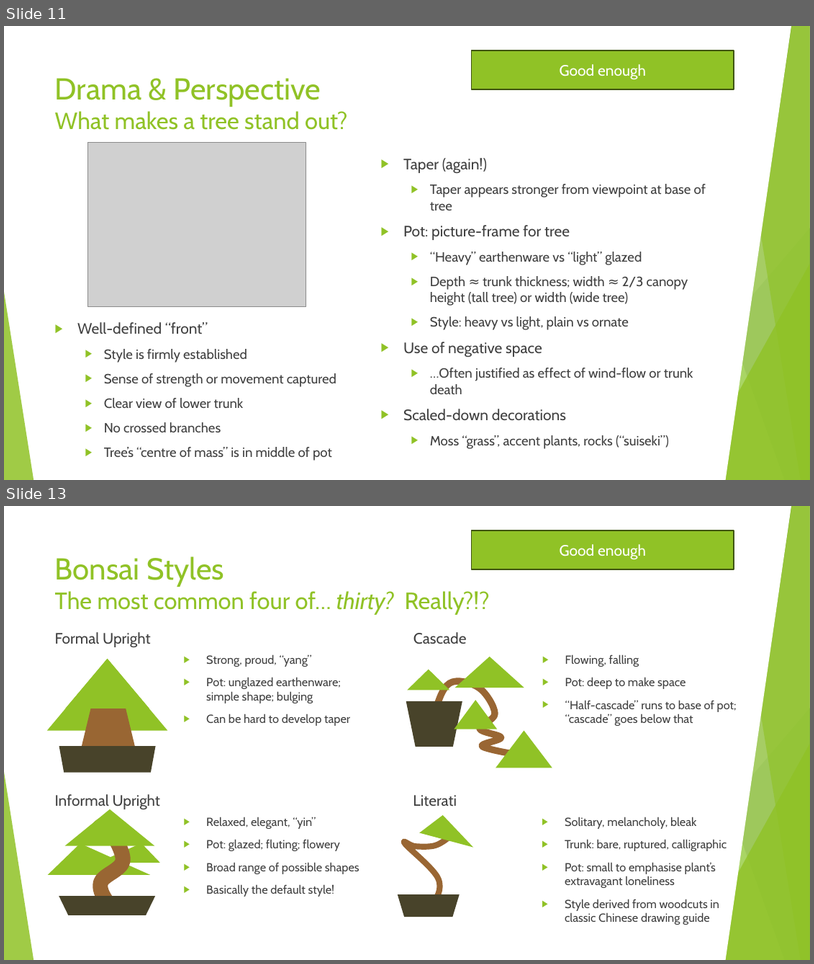
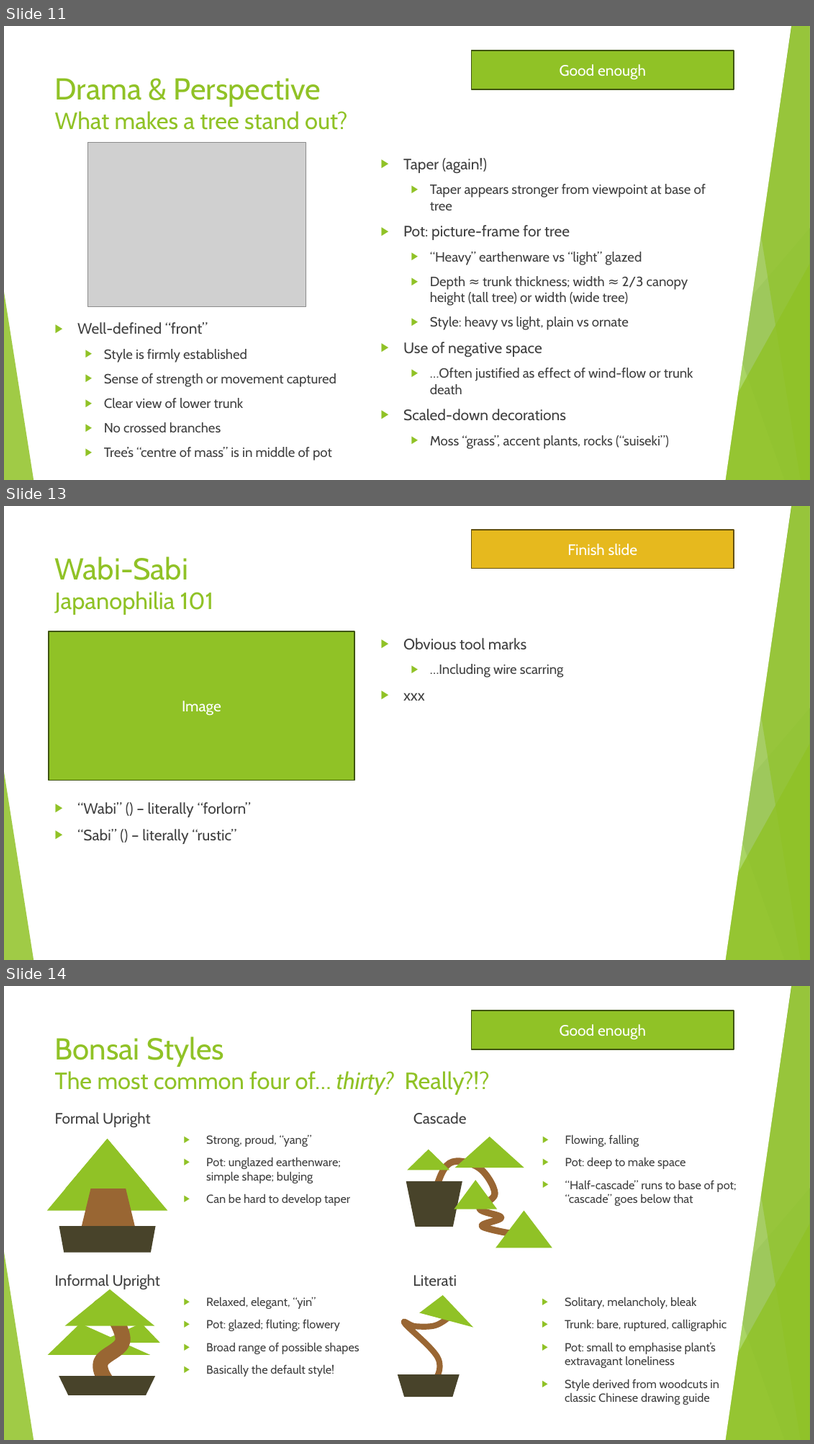
Before and after one commit to AlexLabram/Bonsai, a slide deck: WGCourse/Bonsai On A Budget (running).pptx. Shown one above the other, each under a label of ours: slides 11 and 13 before the commit, slides 11, 13 and 14 after it; the slides between them are not shown. The pictures are 814x964 and 814x1444 pixels, drawn with LibreOffice and Linux fonts; fonts in the diff are those of the drawing; grey boxes stand for pictures. Boxes give left, top, right and bottom in pixels: in the first picture for what was removed or moved away, otherwise in the second. Text is boxed around its words. In the diff, an @@ line names an element or a change of style, - is before the commit and + after.

```diff
--- a/WGCourse/Bonsai On A Budget (running).pptx
+++ b/WGCourse/Bonsai On A Budget (running).pptx
@@ slide 13 added at [4, 506, 810, 960], background #FFFFFF; not listed: 10 template elements that a slide beside it also shows @@
@@ parallelogram added at [456, 506, 791, 960], fill #FFFFFF, outline #FFFFFF 1.5 pt @@
@@ rectangle added at [471, 530, 734, 569], fill #E6B91E, outline #65510D 1.5 pt, 18 pt, text #FFFFFF @@
+Finish slide
@@ title added at [55, 556, 214, 615], 28 pt, text #90C226 @@
+Wabi-Sabi
+Japanophilia 101
@@ rectangle added at [49, 631, 354, 780], fill #90C226, outline #3F5511 1.5 pt, 18 pt, text #FFFFFF @@
+Image
@@ text added at [404, 638, 564, 677], 16 pt, text #404040 @@
+▶ Obvious tool marks
+  ▶ …Including wire scarring
+▶ xxx
@@ text added at [77, 802, 251, 844], 18 pt, text #404040 @@
+▶ “Wabi” () – literally “forlorn”
+▶ “Sabi” () – literally “rustic”
@@ what was slide 13 is now slide 14 @@
```
Also in this commit, not shown: 3 slides changed.
